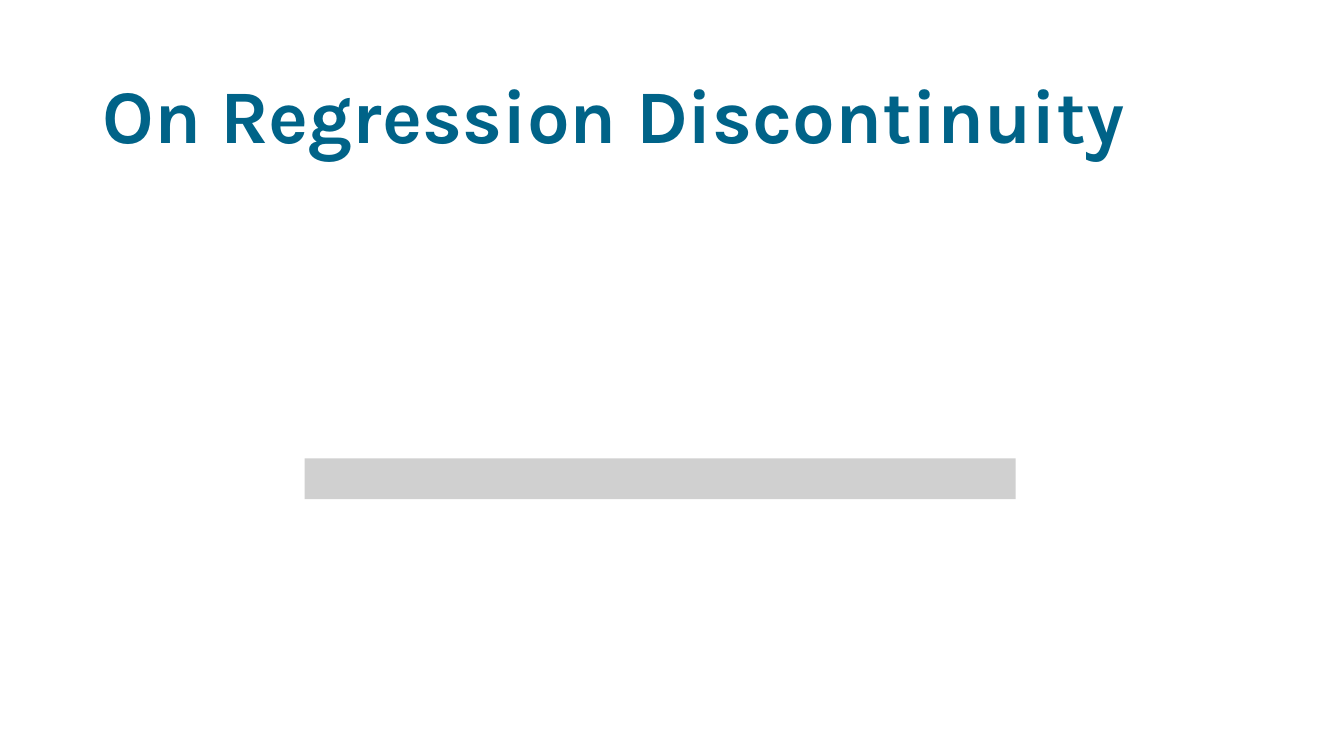
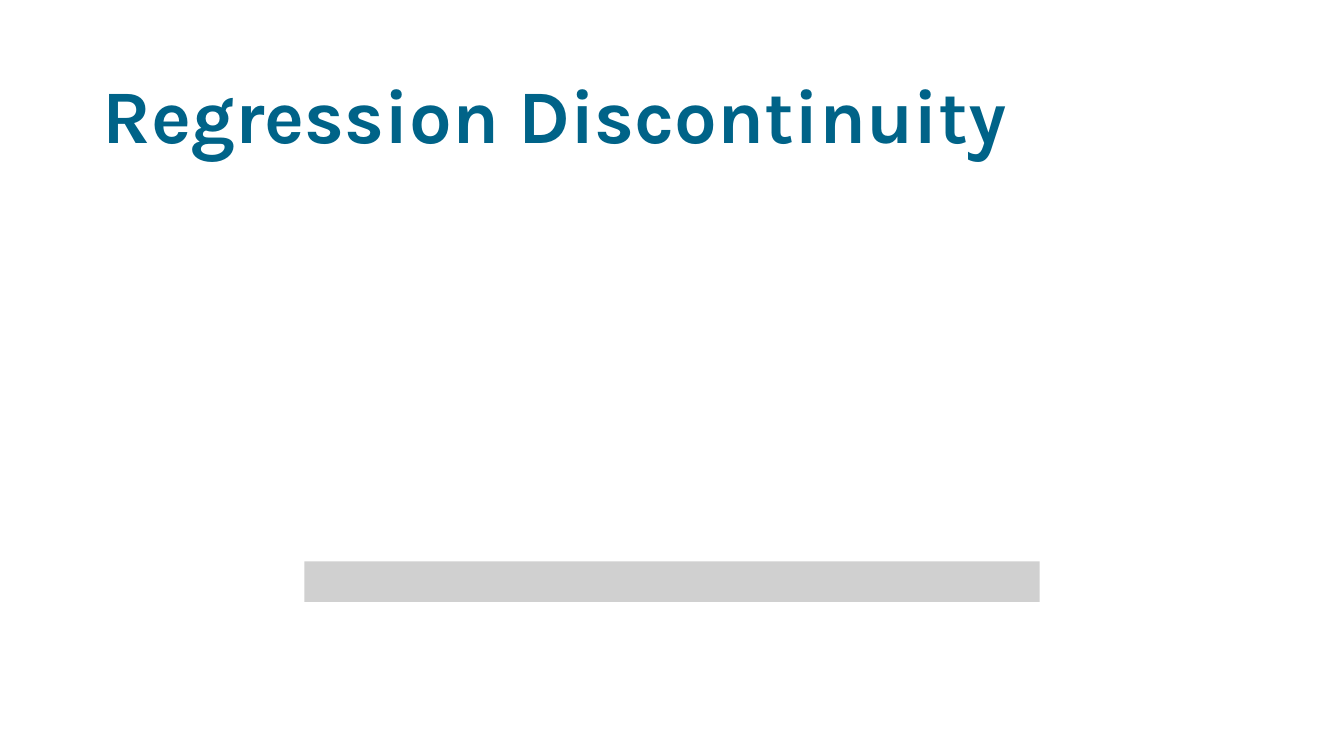
Before and after one commit to sodascience/workshop_causal_impact_assessment, a slide deck: slide 23 of lectures/02_interrupted_time_series/its.pptx (slide 26 before the commit). Drawn at 1344x756 pixels with LibreOffice and Linux fonts; fonts in the diff are those of the drawing; grey boxes stand for pictures. Boxes give left, top, right and bottom in pixels: in the first picture for what was removed or moved away, otherwise in the second. Text is boxed around its words. In the diff, an @@ line names an element or a change of style, - is before the commit and + after.

```diff
--- a/lectures/02_interrupted_time_series/its.pptx
+++ b/lectures/02_interrupted_time_series/its.pptx
@@ title at [102,89,1006,162]: text changed @@
-On Regression Discontinuity
+Regression Discontinuity
@@ picture removed at [304,459,1015,499] @@
@@ picture added at [304,562,1040,602] @@
```
Also in this commit, not shown: 9 other slides changed, 8 slides added, 5 slides removed, 5 other files.
